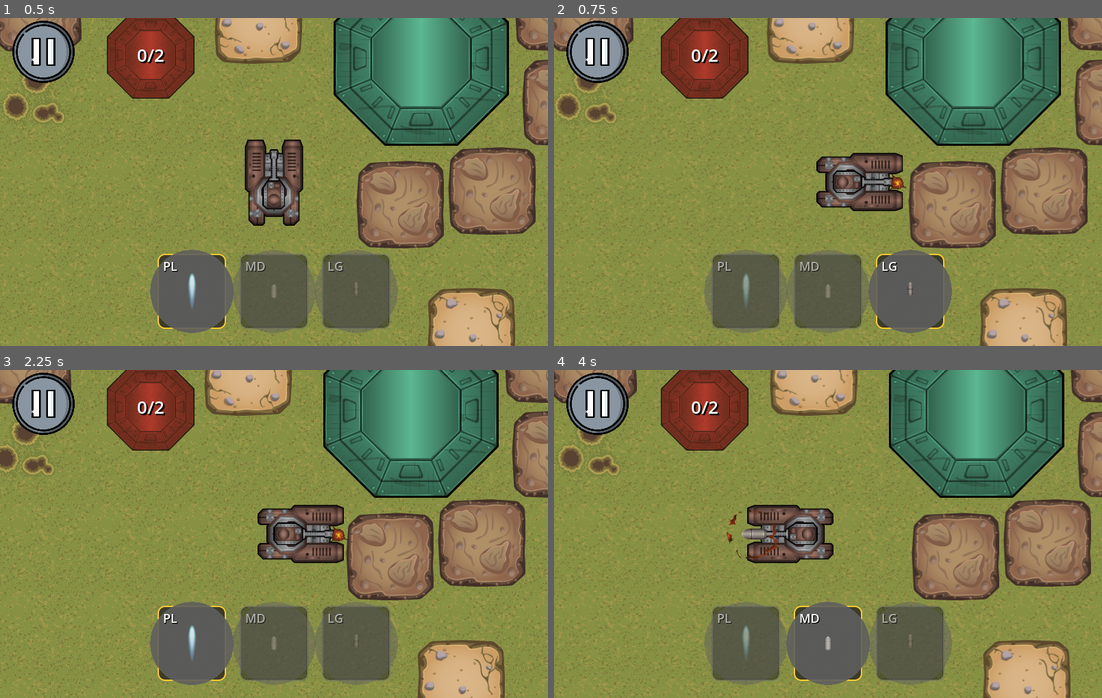
Above: before the commit, frames 1-4 (two rows, left to right).
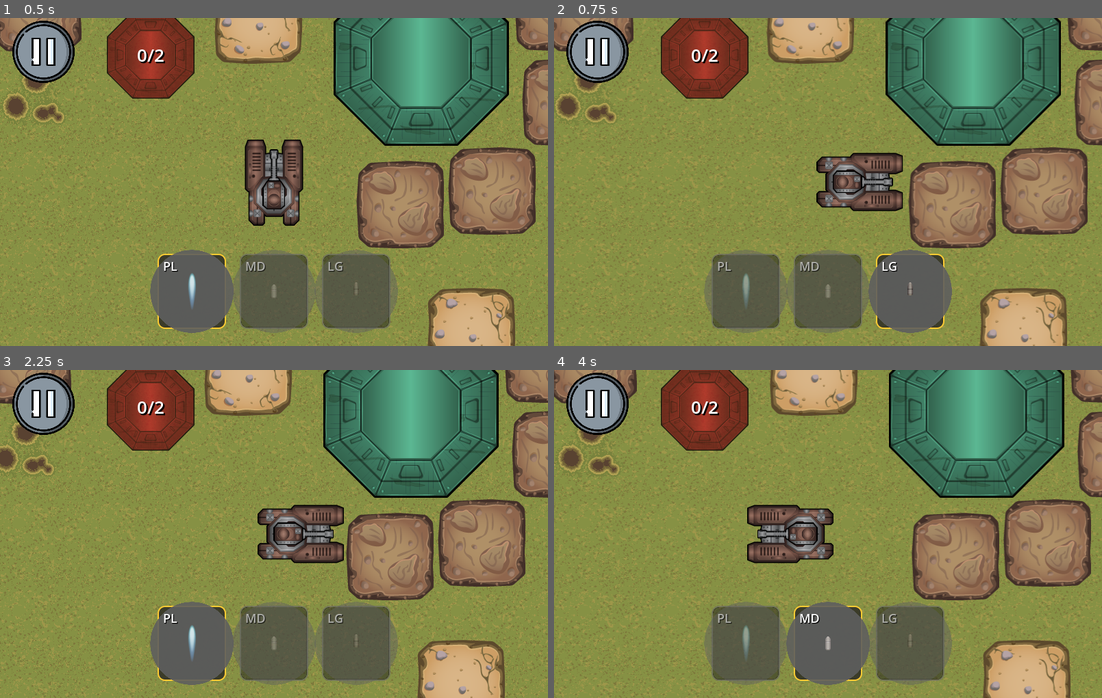
Above: after the commit, the same moments.

Repository: top-it-090304/Selyavi
Game: Godot game, scene res://scenes/Field.tscn
The game is run twice, just before and just after one commit, with the same random seed, the same clock (stepped at 60 frames per second) and the same inputs.
Inputs (mouse positions are in pixels of both pictures, inside the frame that each line leads up to):
- Up to frame 1 (0.5 s): no input
- Up to frame 2 (0.75 s): tap Enter at 0.5 s; move the mouse to (948, 165) at 0.52 s; hold D (move_right) from 0.53 s (still down); tap 1 (light_bullet) at 0.6 s; click (948, 165) at 0.67 s
- Up to frame 3 (2.25 s): release D (move_right) at 1.25 s; drag from (164, 550) to (411, 409) at 1.27 s; tap Space at 2 s; move the mouse to (328, 461) at 2.02 s; hold D (move_right) from 2.03 s (still down); tap 3 (plasma) at 2.1 s; click (328, 461) at 2.17 s
- Up to frame 4 (4 s): release D (move_right) at 2.75 s; tap Enter at 2.75 s; drag from (800, 599) to (663, 484) at 2.77 s; tap Space at 3.5 s; move the mouse to (992, 583) at 3.52 s; hold A (move_left) from 3.53 s (still down); tap 2 (medium_bullet) at 3.6 s; click (992, 583) at 3.67 s

Frame 1 is identical in both runs. In frame 2, less than 0.1% of the frame differs, in the area x 61-65%, y 47-53%; in frame 3, less than 0.1%; in frame 4, 0.3%, in the area x 31-41%, y 42-58%.

Commit message:
player fire bug fix

Diff:
--- a/scripts/Tank/Player.gd
+++ b/scripts/Tank/Player.gd
@@ -89,7 +89,8 @@
 	_handle_movement_sound(velocity)
 
 func fire_touch():
-	if _shoot_timer.time_left > 0: return
+	if _shoot_timer.time_left > 0:
+		return
 
 	var bullet = _bullet_scene.instantiate()
 	bullet.global_position = _bullet_position.global_position
@@ -112,11 +113,11 @@
 	move_and_slide()
 	queue_redraw()
 
-func _unhandled_input(event):
-	if (event is InputEventMouseButton or event is InputEventScreenTouch) and event.pressed:
-		if _joystick and _joystick.has_method("is_pos_inside") and _joystick.is_pos_inside(event.position): return
-		if _aim and _aim.has_method("is_pos_inside") and _aim.is_pos_inside(event.position): return
-		fire_touch()
+#func _unhandled_input(event):
+	#if (event is InputEventMouseButton or event is InputEventScreenTouch) and event.pressed:
+		#if _joystick and _joystick.has_method("is_pos_inside") and _joystick.is_pos_inside(event.position): return
+		#if _aim and _aim.has_method("is_pos_inside") and _aim.is_pos_inside(event.position): return
+		#fire_touch()
 
 func _get_input():
 	var input_dir = Vector2.ZERO
